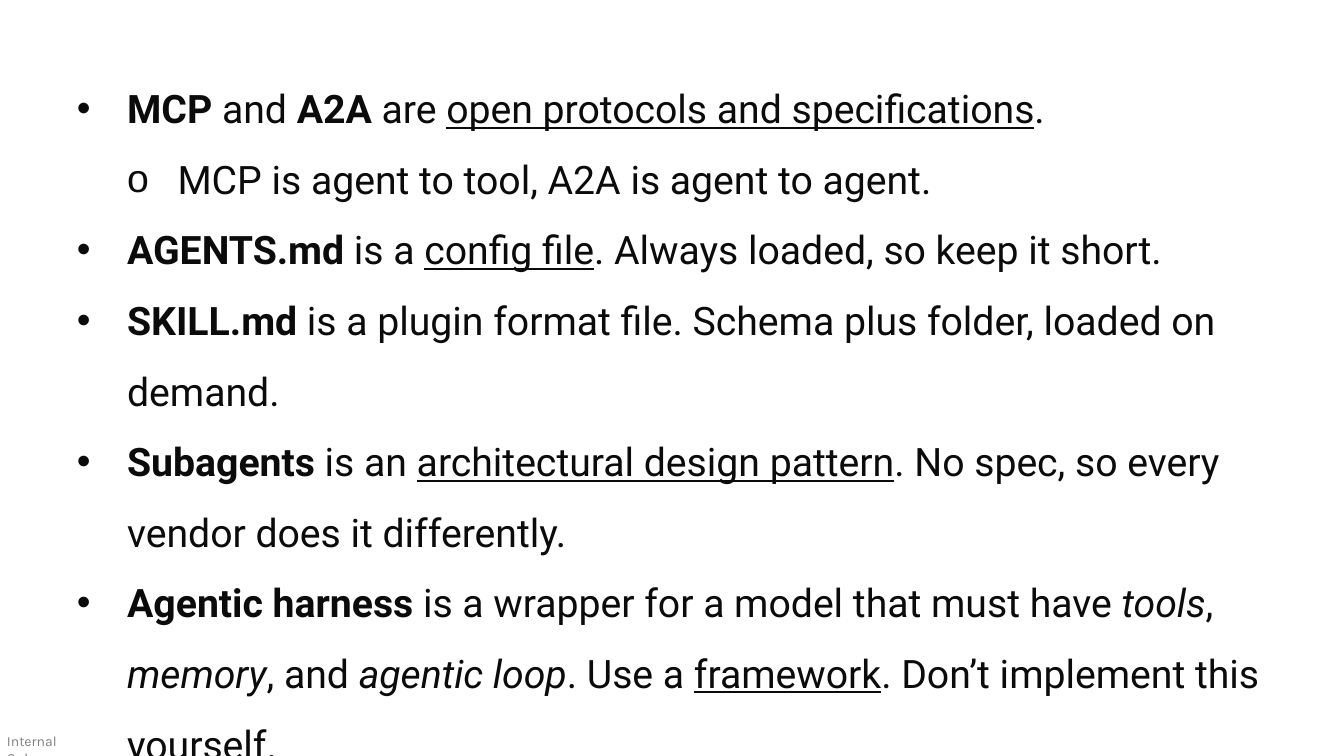
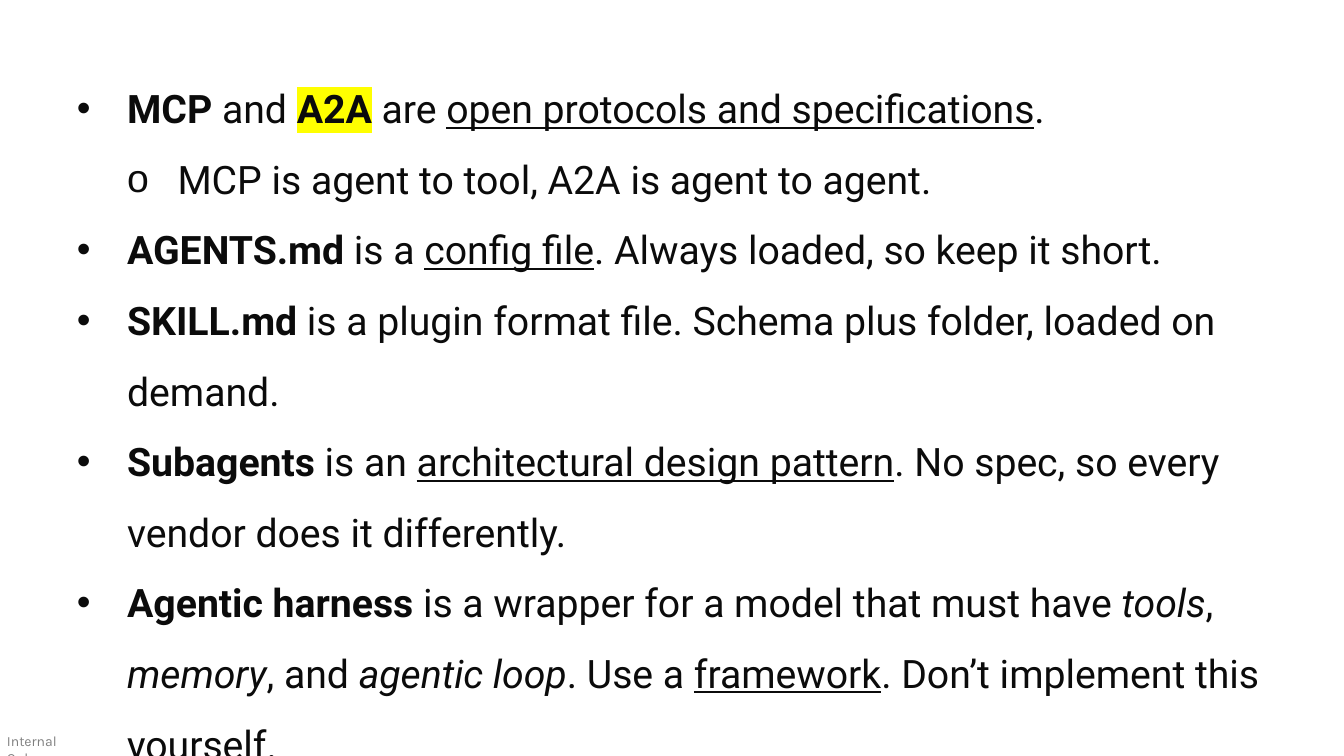
Before and after one commit to devlinduldulao/agents-and-skill-demo, a slide deck: slide 3 of A2A_Agent_to_Agent_Protocol.pptx. Drawn at 1344x756 pixels with LibreOffice and Linux fonts; fonts in the diff are those of the drawing. Boxes give left, top, right and bottom in pixels: in the first picture for what was removed or moved away, otherwise in the second. Text is boxed around its words. In the diff, an @@ line names an element or a change of style, - is before the commit and + after.

```diff
--- a/A2A_Agent_to_Agent_Protocol.pptx
+++ b/A2A_Agent_to_Agent_Protocol.pptx
@@ text at [127, 93, 1045, 134]: highlight none to #FFFF00 in "A2A" @@
```
Also in this commit, not shown: 1 other slide changed.
